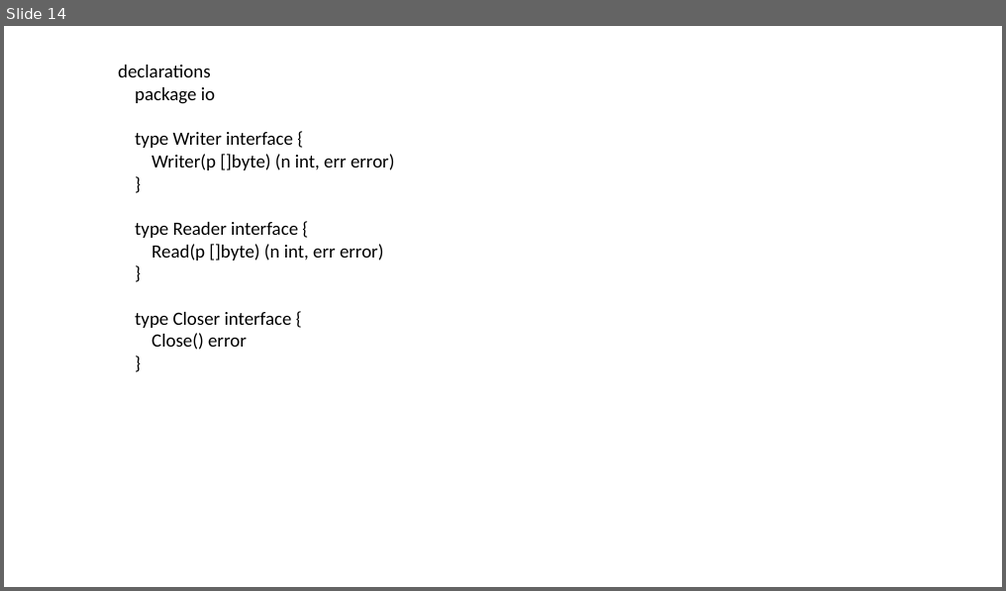
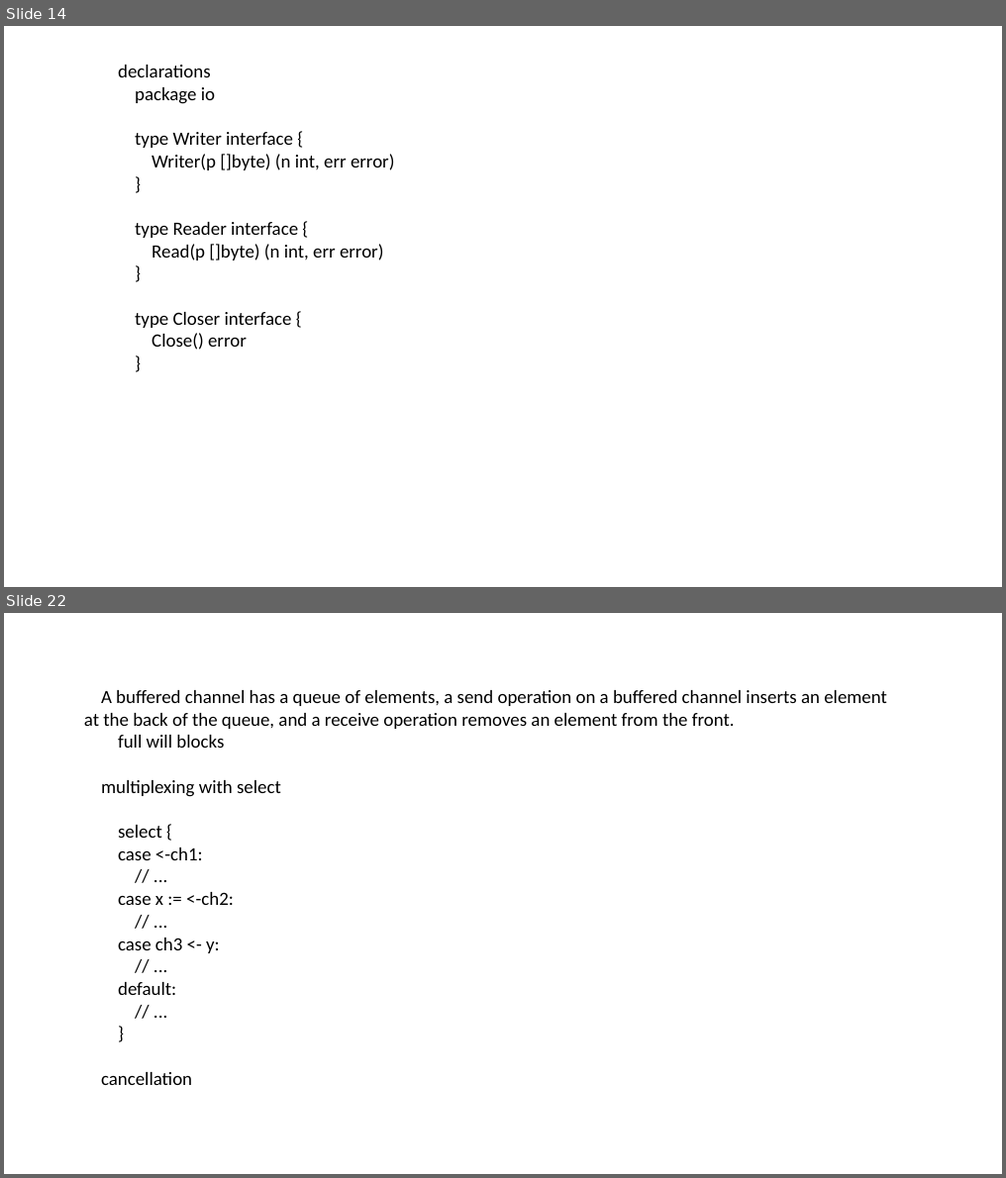
Before and after one commit to bowenchen6/golang-session, a slide deck: Go Language Sharing.pptx. Shown one above the other, each under a label of ours: slide 14 before the commit, slides 14 and 22 after it; the slides between them are not shown. The pictures are 1006x591 and 1006x1178 pixels, drawn with LibreOffice and Linux fonts; fonts in the diff are those of the drawing. Boxes give left, top, right and bottom in pixels: in the first picture for what was removed or moved away, otherwise in the second. Text is boxed around its words. In the diff, an @@ line names an element or a change of style, - is before the commit and + after.

```diff
--- a/Go Language Sharing.pptx
+++ b/Go Language Sharing.pptx
@@ slide 22 added at (x1=4, y1=613, x2=1002, y2=1174), background #FFFFFF @@
@@ text added at (x1=84, y1=690, x2=887, y2=1085), 18 pt, text #000000 @@
+A buffered channel has a queue of elements, a send operation on a buffered channel inserts an element at the back of the queue, and a receive operation removes an element from the front.
+full will blocks
+multiplexing with select
+select {
+case <-ch1:
+// ...
+case x := <-ch2:
+// ...
+case ch3 <- y:
+// ...
+default:
+// ...
+}
+cancellation
```
Also in this commit, not shown: 7 other slides added, 1 slide removed.
